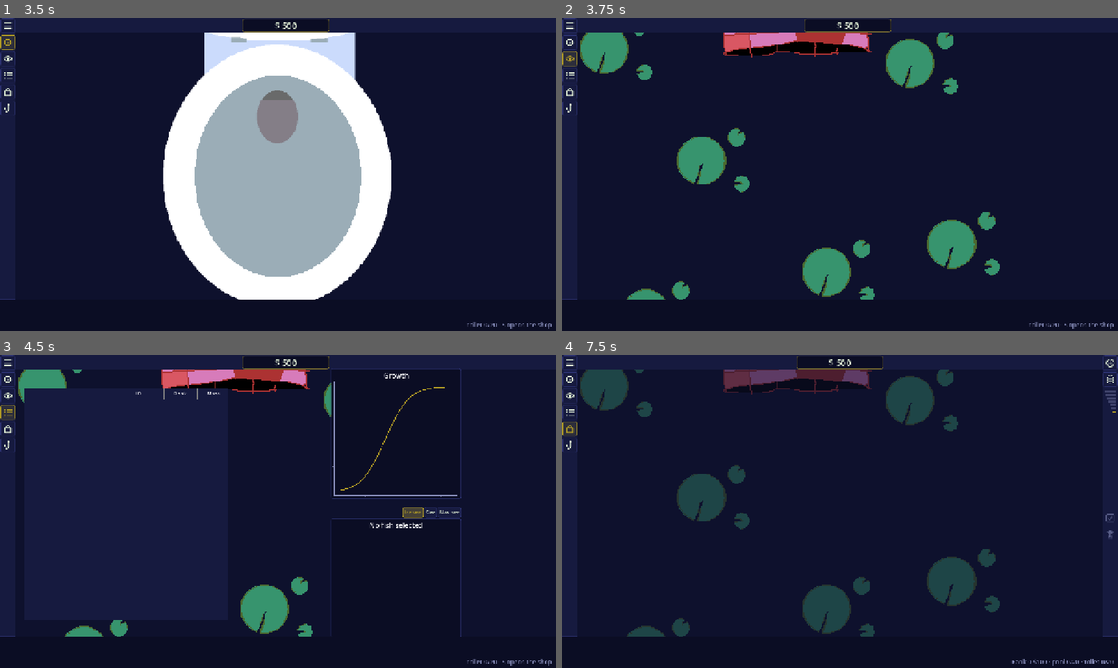
Above: before the commit, frames 1-4 (two rows, left to right).
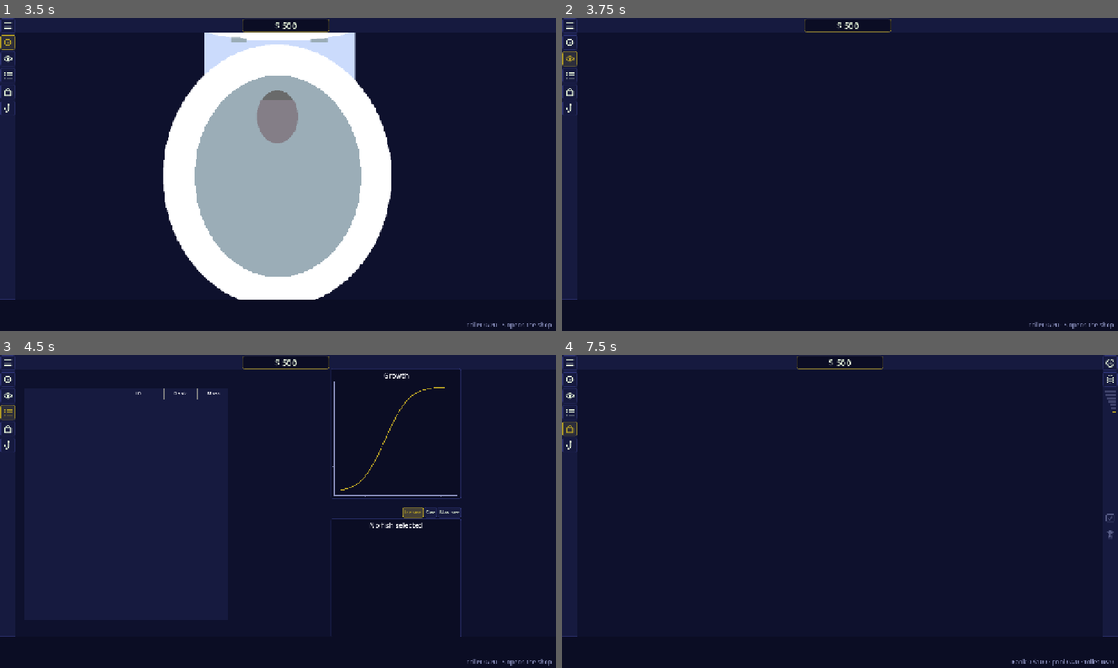
Above: after the commit, the same moments.

Repository: frnklnnlsn/koi-idle
Game: Godot game, scene res://game_parts/user_interface/scenes/main_UI.tscn
Two runs of this game, one before a commit and one after it. Both use one fixed random seed, a clock stepped at 60 frames per second and the inputs below.
Inputs (mouse positions are in pixels of both pictures, inside the frame that each line leads up to):
- Up to frame 1 (3.5 s): click (5, 108) at 0.5 s; click (5, 108) at 1.25 s; click (5, 24) at 2 s; click (5, 43) at 2.75 s
- Up to frame 2 (3.75 s): click (567, 58) at 3.5 s
- Up to frame 3 (4.5 s): click (5, 411) at 4.25 s
- Up to frame 4 (7.5 s): click "Income" at 5 s; click "Size" at 5.75 s; click "Max size" at 6.5 s; click (567, 430) at 7.25 s

Frame 1 is identical in both runs. In frame 2, 8.3% of the frame differs, in the area x 3-79%, y 4-90%; in frame 3, 3.9%; in frame 4, 7.7%.

Commit message:
Update fore_ground.tscn
silenced pond UI

Diff:
--- a/koi-idle-godot/game_parts/pond_scenes/scenes/fore_ground.tscn
+++ b/koi-idle-godot/game_parts/pond_scenes/scenes/fore_ground.tscn
@@ -1,16 +1,17 @@
-[gd_scene load_steps=3 format=4 uid="uid://12twcglpbak0"]
+[gd_scene format=4 uid="uid://12twcglpbak0"]
 
 [ext_resource type="TileSet" uid="uid://dp68va7raq4td" path="res://art/tile_set/lily_pad.tres" id="1_e8ngo"]
 [ext_resource type="Texture2D" uid="uid://b65xax3hmsimh" path="res://art/Sprites/UglyAHHHPipe.png" id="2_lj1tq"]
 
-[node name="ForeGround" type="CanvasLayer"]
+[node name="ForeGround" type="CanvasLayer" unique_id=1782076825]
+visible = false
 follow_viewport_scale = 0.001
 metadata/_edit_vertical_guides_ = [358.0]
 
-[node name="lily_pads" type="TileMapLayer" parent="."]
+[node name="lily_pads" type="TileMapLayer" parent="." unique_id=2053280798]
 tile_map_data = PackedByteArray("AAADAAIAAAAAAAAAAAAKAAoAAAAAAAAAAAAZAAMAAAAAAAAAAAAcABAAAAAAAAAAAAAGABUAAAAAAAAAAAATABIAAAAAAAAAAAA=")
 tile_set = ExtResource("1_e8ngo")
 
-[node name="Sprite2D" type="Sprite2D" parent="."]
+[node name="Sprite2D" type="Sprite2D" parent="." unique_id=532828086]
 position = Vector2(268, -8)
 texture = ExtResource("2_lj1tq")
